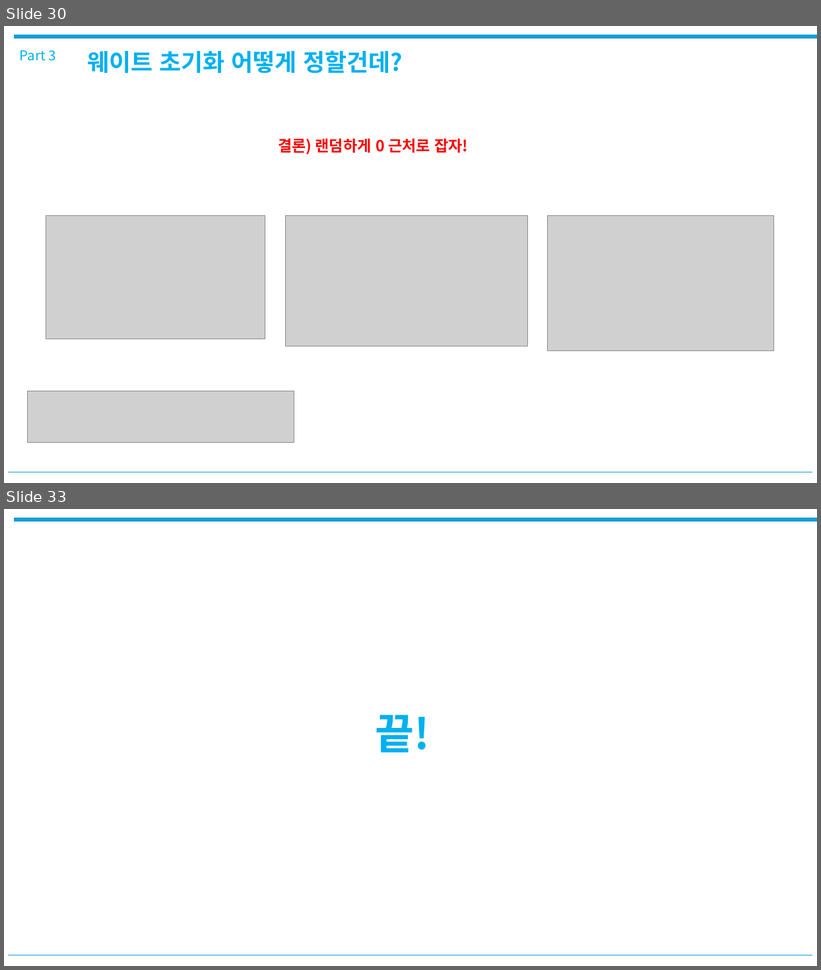
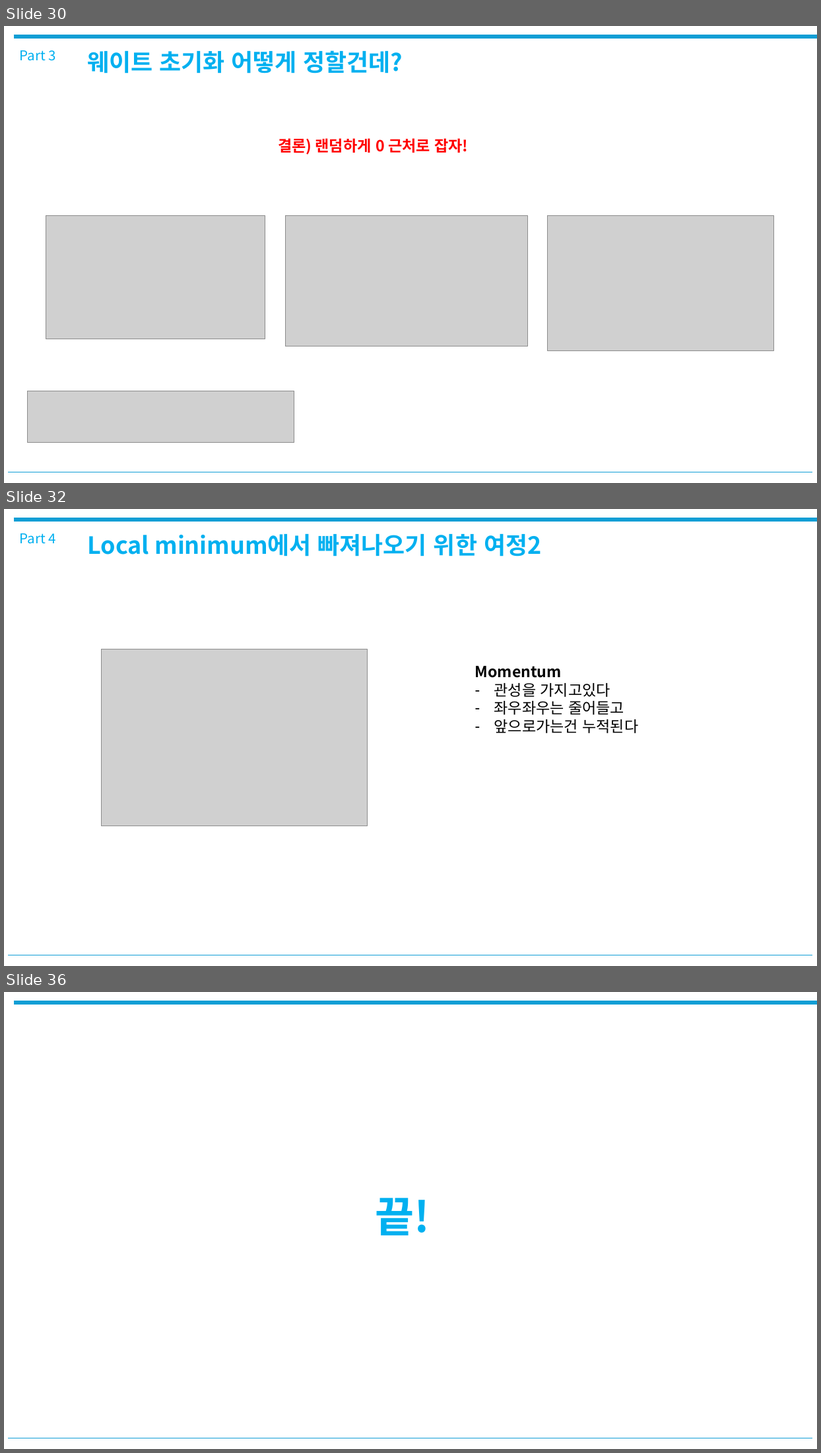
Before and after one commit to jaewoo-rain/ai-study, a slide deck: 02주차/경사하강법,역전파.pptx. Shown one above the other, each under a label of ours: slides 30 and 33 before the commit, slides 30, 32 and 36 after it; the slides between them are not shown. The pictures are 821x970 and 821x1453 pixels, drawn with LibreOffice and Linux fonts; fonts in the diff are those of the drawing; grey boxes stand for pictures. Boxes give left, top, right and bottom in pixels: in the first picture for what was removed or moved away, otherwise in the second. Text is boxed around its words. In the diff, an @@ line names an element or a change of style, - is before the commit and + after.

```diff
--- a/02주차/경사하강법,역전파.pptx
+++ b/02주차/경사하강법,역전파.pptx
@@ slide 32 added at (4,509,817,966), background #FFFFFF @@
@@ line added from (14, 520) to (817, 520), #0F9ED5 4.5 pt @@
@@ text added at (20,533,55,544), 16 pt, text #00B0F0 @@
+Part 4
@@ text added at (88,534,541,557), 28 pt, text #00B0F0, bold @@
+Local minimum에서 빠져나오기 위한 여정2
@@ picture added at (101,650,367,827) @@
@@ text added at (475,666,638,733), 18 pt, text #000000 @@
+Momentum
+– 관성을 가지고있다
+– 좌우좌우는 줄어들고
+– 앞으로가는건 누적된다
@@ line added from (8, 956) to (813, 956), #0F9ED5 1 pt @@
@@ what was slide 33 is now slide 36 @@
```
Also in this commit, not shown: 7 slides changed, 2 other slides added, 22 other files.
